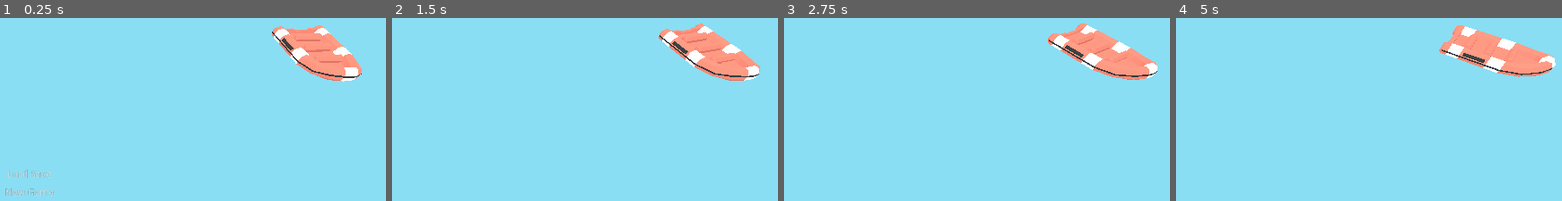
Above: before the commit, frames 1-4 (left to right).
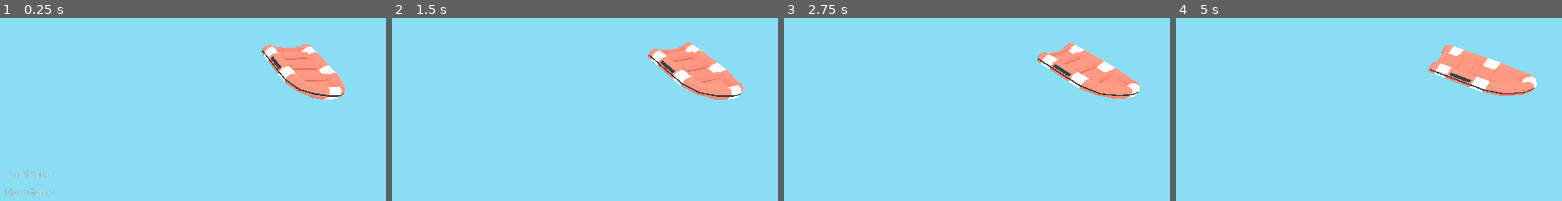
Above: after the commit, the same moments.

Repository: arran-nz/RapidRescue
Game: Godot game, scene res://Game_3D.tscn
Two runs of this game, one before a commit and one after it. Both use one fixed random seed, a clock stepped at 60 frames per second and the inputs below.
Inputs (mouse positions are in pixels of both pictures, inside the frame that each line leads up to):
- Up to frame 1 (0.25 s): no input
- Up to frame 2 (1.5 s): click "Load Save" at 0.5 s; tap Enter (ui_accept) at 1.25 s; move the mouse to (581, 162) at 1.27 s; hold Right (ui_right) from 1.28 s (still down); tap R (rotate_hand) at 1.35 s; click (581, 162) at 1.42 s
- Up to frame 3 (2.75 s): tap Enter (ui_accept) at 1.52, 2.27 s; move the mouse to (outside the picture) at 2.02 s; release Right (ui_right) at 2.03 s; hold Down (ui_down) from 2.03 s (still down); tap R (rotate_hand) at 2.1 s
- Up to frame 4 (5 s): move the mouse to (1276, 91) at 2.77 s; release Down (ui_down) at 2.78 s; hold Right (ui_right) 2.78-3.53 s; tap R (rotate_hand) at 2.85, 3.6, 4.35 s; move the mouse to (outside the picture) at 3.52 s; hold Up (ui_up) 3.53-4.28 s; click (outside the picture) at 3.67 s; tap Enter (ui_accept) at 3.77, 4.52 s; move the mouse to (outside the picture) at 4.27 s; hold Left (ui_left) from 4.28 s (still down)

The runs differ from the first frame. In frame 1, 6.2% of the frame differs, in the area x 67-94%, y 3-45%; in frame 2, 6.8%; in frame 3, 7.2%, in the area x 65-97%, y 2-45%; in frame 4, 7.1%.
Error in both runs: Invalid call. Nonexistent function 'rotate_90' in base 'Nil'. (res://Scripts/Hand.gd:11)

Commit message:
Actor Animations, Actor Sinking
Idle, Drive Anims
Remove Y offset of un-moveable pieces
Add boat sinking on collision

Diff:
--- a/MoveMaze/Objects/3D/Actor.tscn
+++ b/MoveMaze/Objects/3D/Actor.tscn
@@ -6,51 +6,101 @@
 [ext_resource path="res://Materials/boat/white.tres" type="Material" id=4]
 [ext_resource path="res://Materials/boat/black.tres" type="Material" id=5]
 
+[sub_resource type="Animation" id=1]
+resource_name = "drive"
+length = 0.5
+loop = true
+step = 0.05
+tracks/0/type = "value"
+tracks/0/path = NodePath(".:translation")
+tracks/0/interp = 2
+tracks/0/loop_wrap = true
+tracks/0/imported = false
+tracks/0/enabled = true
+tracks/0/keys = {
+"times": PoolRealArray( 0, 0.25, 0.4, 0.5 ),
+"transitions": PoolRealArray( 1, 1.03526, 1, 1 ),
+"update": 0,
+"values": [ Vector3( 0, 0, 0 ), Vector3( 0, 0.05, 0 ), Vector3( 0, 0, 0 ), Vector3( 0, 0, 0 ) ]
+}
+tracks/1/type = "value"
+tracks/1/path = NodePath(".:rotation_degrees")
+tracks/1/interp = 2
+tracks/1/loop_wrap = true
+tracks/1/imported = false
+tracks/1/enabled = true
+tracks/1/keys = {
+"times": PoolRealArray( 0, 0.25, 0.5 ),
+"transitions": PoolRealArray( 1, 1.03527, 1 ),
+"update": 0,
+"values": [ Vector3( 0, 0, 0 ), Vector3( -5, 0, 0 ), Vector3( 0, 0, 0 ) ]
+}
+
+[sub_resource type="Animation" id=2]
+resource_name = "idle"
+length = 2.0
+loop = true
+tracks/0/type = "value"
+tracks/0/path = NodePath(".:translation")
+tracks/0/interp = 1
+tracks/0/loop_wrap = true
+tracks/0/imported = false
+tracks/0/enabled = true
+tracks/0/keys = {
+"times": PoolRealArray( 0, 1 ),
+"transitions": PoolRealArray( 1, -2 ),
+"update": 0,
+"values": [ Vector3( 0, 0, 0 ), Vector3( 0, -0.03, 0 ) ]
+}
+tracks/1/type = "value"
+tracks/1/path = NodePath(".:rotation_degrees")
+tracks/1/interp = 1
+tracks/1/loop_wrap = true
+tracks/1/imported = false
+tracks/1/enabled = true
+tracks/1/keys = {
+"times": PoolRealArray( 0, 0.7, 1.3 ),
+"transitions": PoolRealArray( 1, -2, -2 ),
+"update": 0,
+"values": [ Vector3( 0, 0, 0 ), Vector3( 0, 0, -1 ), Vector3( 0, 0, 1 ) ]
+}
+
 [node name="Actor" type="Spatial"]
+editor/display_folded = true
+script = ExtResource( 1 )
 
-script = ExtResource( 1 )
-_sections_unfolded = [ "Transform" ]
+[node name="MeshContainer" type="Spatial" parent="."]
+transform = Transform( 0.999898, -0.0142704, 0, 0.0142704, 0.999898, 0, 0, 0, 1, 0, -0.0143262, 0 )
 
-[node name="MeshInstance" type="MeshInstance" parent="." index="0"]
-
-transform = Transform( 1.2, 0, 0, 0, 1.2, 0, 0, 0, 1.2, 0, 0.3, 0 )
-layers = 1
-material_override = null
-cast_shadow = 1
+[node name="MeshInstance" type="MeshInstance" parent="MeshContainer"]
+transform = Transform( 1.2, 0, 0, 0, 1.2, 0, 0, 0, 1.2, 0, 0, 0 )
 extra_cull_margin = 25.0
-use_in_baked_light = false
-lod_min_distance = 0.0
-lod_min_hysteresis = 0.0
-lod_max_distance = 0.0
-lod_max_hysteresis = 0.0
 mesh = ExtResource( 2 )
-skeleton = NodePath("..")
 material/0 = ExtResource( 3 )
 material/1 = ExtResource( 4 )
 material/2 = ExtResource( 3 )
 material/3 = ExtResource( 5 )
-_sections_unfolded = [ "Geometry", "Transform", "material" ]
 
-[node name="Seat" type="Spatial" parent="." index="1"]
-
+[node name="Seat" type="Spatial" parent="MeshContainer"]
 transform = Transform( 1, 0, 0, 0, 1, 0, 0, 0, 1, 0.112453, 0.451943, -0.402753 )
 
-[node name="Seat3" type="Spatial" parent="." index="2"]
-
+[node name="Seat3" type="Spatial" parent="MeshContainer"]
 transform = Transform( 1, 0, 0, 0, 1, 0, 0, 0, 1, 0.112453, 0.451943, -0.0306673 )
 
-[node name="Seat6" type="Spatial" parent="." index="3"]
-
+[node name="Seat6" type="Spatial" parent="MeshContainer"]
 transform = Transform( 1, 0, 0, 0, 1, 0, 0, 0, 1, 0.112453, 0.451943, 0.242592 )
 
-[node name="Seat2" type="Spatial" parent="." index="4"]
-
+[node name="Seat2" type="Spatial" parent="MeshContainer"]
 transform = Transform( 1, 0, 0, 0, 1, 0, 0, 0, 1, -0.134394, 0.451943, -0.402753 )
 
-[node name="Seat4" type="Spatial" parent="." index="5"]
-
+[node name="Seat4" type="Spatial" parent="MeshContainer"]
 transform = Transform( 1, 0, 0, 0, 1, 0, 0, 0, 1, -0.134394, 0.451943, -0.0306673 )
 
-[node name="Seat5" type="Spatial" parent="." index="6"]
+[node name="Seat5" type="Spatial" parent="MeshContainer"]
+transform = Transform( 1, 0, 0, 0, 1, 0, 0, 0, 1, -0.134394, 0.451943, 0.242592 )
 
-transform = Transform( 1, 0, 0, 0, 1, 0, 0, 0, 1, -0.134394, 0.451943, 0.242592 )
+[node name="AnimationPlayer" type="AnimationPlayer" parent="."]
+root_node = NodePath("../MeshContainer")
+autoplay = "idle"
+anims/drive = SubResource( 1 )
+anims/idle = SubResource( 2 )
--- a/MoveMaze/Scripts/Board/Actor.gd
+++ b/MoveMaze/Scripts/Board/Actor.gd
@@ -16,6 +16,8 @@
 var active_path
 # Unique ID
 var id
+# Starting Index
+var start_index
 
 var _remaining_seats
 const COLLECTABLE_SCALE = Vector3(0.5,0.5,0.5)
@@ -26,18 +28,16 @@
 var _target_angle
 var _t
 
-
-#var traversing setget ,_has_route
-
-var obj_collectable = preload("res://Objects/3D/Collectable.tscn")
 var _total_seats
 var _start_passengers
+var passengers = []
 
 signal final_target_reached
 
 func setup(id, active_path):
 	self.id = int(id)
 	self.active_path = active_path
+	start_index = active_path.index
 
 func get_repr():
 	return {
@@ -47,8 +47,20 @@
 		'index_y' : active_path.index.y
 	}
 
+func add_passenger(item):
+	add_child(item)
+	item.set_process(false)
+	item.scale = COLLECTABLE_SCALE
+	item.translation = get_seat_position()
+	passengers.append(item)
+
+func remove_passengers():
+	while len(passengers) > 0:
+		remove_child(passengers.pop_front())
+	_remaining_seats = _get_seats()
+
 func get_passenger_count():
-	return _total_seats - _remaining_seats.size()
+	return passengers.size()
 
 func _ready():
 	_t = 0
@@ -60,7 +72,7 @@
 
 func _assign_model_tex():
 	for i in PRIMARY_TEX_ALTAS:
-		$MeshInstance.set_surface_material(i, ACTOR_TEXTURE[id])
+		$MeshContainer/MeshInstance.set_surface_material(i, ACTOR_TEXTURE[id])
 
 func _orient_start_rotation():
 	# Find the first connection and rotate facing that direction.
@@ -90,7 +102,9 @@
 	if _has_route():
 		_rotate_toward_target()
 		_move_toward_target()
+		$AnimationPlayer.play("drive")
 	else:
+		$AnimationPlayer.play("idle")
 		translation = active_path.traversal_pos
 
 func _rotate_toward_target():
@@ -139,7 +153,7 @@
 
 func _get_seats():
 	var seats = []
-	for c in get_children():
+	for c in $MeshContainer.get_children():
 		if c.name.find('Seat') != -1:
 			seats.append(c.translation)
 	return seats
--- a/MoveMaze/Scripts/Board/Board.gd
+++ b/MoveMaze/Scripts/Board/Board.gd
@@ -11,6 +11,7 @@
 var actors = []
 
 signal item_collected
+signal actor_sunk
 signal board_paths_updated
 signal disable_injector
 
@@ -110,20 +111,27 @@
 
 func check_actor_collisions(actor):
 	# Check for Actor
-	# Soon
+
+	# Soon to be Dead (STBD) Actor
+	for other_actor in actors:
+		if actor.active_path == other_actor.active_path \
+		and other_actor != actor:
+			sink_and_respawn_actor(other_actor)
 
 	# Check for Collectable
 	if actor.active_path.has_collectable and actor.has_seat():
 		var item = actor.active_path.pickup_collectable()
-		actor.add_child(item)
-		item.set_process(false)
-		item.scale = actor.COLLECTABLE_SCALE
-		item.translation = actor.get_seat_position()
+		actor.add_passenger(item)
 		# If Collectable signal the information
 		emit_signal("item_collected")
 
 func request_actor_reach(actor):
 	return route_finder.get_reach(actor.active_path)
+
+func sink_and_respawn_actor(actor):
+	actor.remove_passengers()
+	actor.active_path = get_path_cell(actor.start_index)
+	emit_signal("actor_sunk")
 
 func get_path_cell(index):
 	if index_in_board(index):
--- a/MoveMaze/Scripts/Board/Path.gd
+++ b/MoveMaze/Scripts/Board/Path.gd
@@ -38,8 +38,6 @@
 	'NEW' : 180,
 	'NSW' : 270,
 }
-
-const NON_MOVEABLE_Y_SCALAR = 1.4
 var mesh_instance
 
 var easing = preload('res://Scripts/Easing.gd')
@@ -61,20 +59,13 @@
 
 func _ready():
 	_set_model_and_rotation()
-	if !moveable:
-		# If not moveable, scale the Y axis of the model.
-		mesh_instance.scale.y *=  NON_MOVEABLE_Y_SCALAR
-
 	if collectable:
 		add_child(collectable)
 
 func get_traversal_pos():
-	if moveable:
-		return translation
-	else:
-		var tr = translation
-		tr.y *= NON_MOVEABLE_Y_SCALAR
-		return tr
+	var tp = translation
+	tp.y += 0.25
+	return tp
 
 func get_repr():
 	"""Return path connections string representation."""
--- a/MoveMaze/Scripts/Game_Master.gd
+++ b/MoveMaze/Scripts/Game_Master.gd
@@ -32,7 +32,7 @@
 	if autosave != null:
 		print("Loaded Auto")
 		board.setup_from_dict(autosave)
-		setup_game()
+		setup_master()
 	else:
 		print("No Autosave found.")
 
@@ -41,10 +41,10 @@
 		return
 	print("New Game")
 	board.setup_new(players)
-	setup_game()
+	setup_master()
 	board.spawn_new_collectable()
 
-func setup_game():
+func setup_master():
 	board.connect('board_paths_updated', self, 'can_current_player_move')
 
 	# Setup Injector input
@@ -65,8 +65,11 @@
 		var player = Player.new(i, d_name, actor)
 		players.append(player)
 
-	# Connect to the Board's Signal
+	# Connect to the Board's Item Collected Signal
 	board.connect("item_collected", self, "manage_collection")
+	# Connect to the Board's Actor Sunk Signal
+	board.connect("actor_sunk", self, "update_current_player_indictator")
+
 
 	# Tile Selector
 	tile_selector.setup(board, false)
@@ -74,8 +77,7 @@
 	tm = TurnManager.new(players)
 	tile_selector.current_index = tm.current_player.actor.active_path.index
 
-	# Update Player Indicator
-	player_indc.update_indicator(tm.current_player.actor)
+	update_current_player_indictator()
 
 	# Hand's Extra path
 	hand.setup(funcref(board, "inject_path") ,board.get_and_spawn_extra_path())
@@ -120,8 +122,7 @@
 	auto_save()
 	tm.cycle()
 
-	# Update Player Indicator
-	player_indc.update_indicator(tm.current_player.actor)
+	update_current_player_indictator()
 
 	#As Injection comes first, disable the tile_selector
 	tile_selector.active = false
@@ -129,8 +130,11 @@
 
 func manage_collection():
 	# Update Player Indicator
+	update_current_player_indictator()
+	board.spawn_new_collectable()
+
+func update_current_player_indictator():
 	player_indc.update_indicator(tm.current_player.actor)
-	board.spawn_new_collectable()
 
 class TurnManager:
 	var current_player
Not shown: 1 places in MoveMaze/Objects/3D/Actor.tscn that only renumber resources
